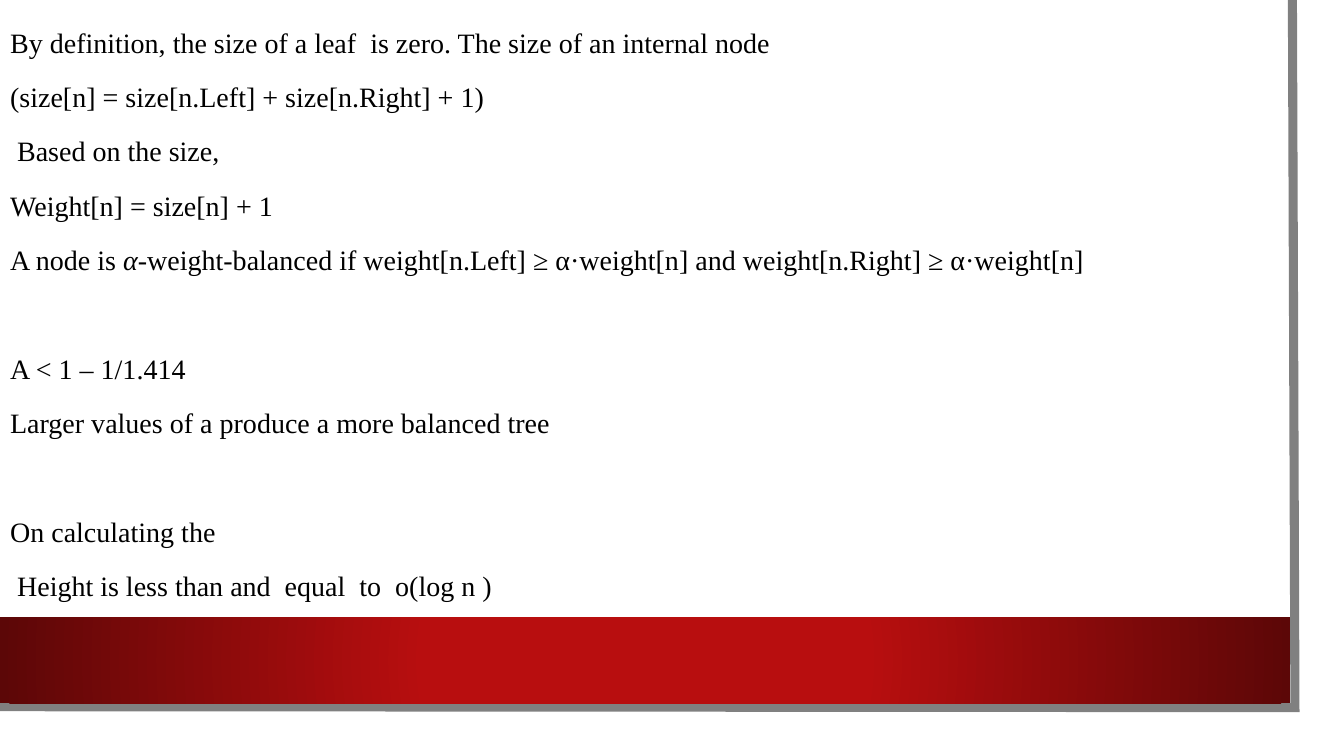
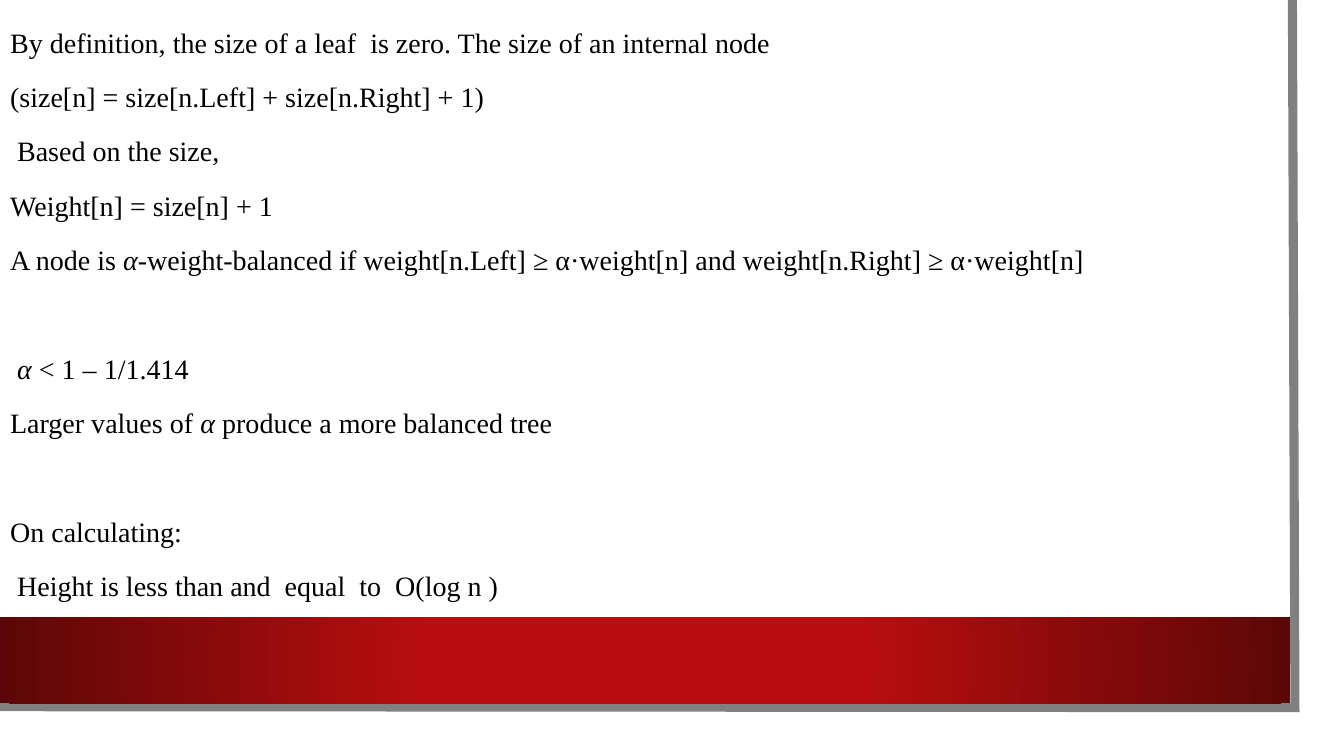
Before and after one commit to ydodeja365/DSA-Weight-Balance-Trees, a slide deck: slide 5 of WBTreeIntro.pptx. Drawn at 1344x756 pixels with LibreOffice and Linux fonts; fonts in the diff are those of the drawing; background and template pictures are left out. Boxes give left, top, right and bottom in pixels: in the first picture for what was removed or moved away, otherwise in the second. Text is boxed around its words. In the diff, an @@ line names an element or a change of style, - is before the commit and + after.

```diff
--- a/WBTreeIntro.pptx
+++ b/WBTreeIntro.pptx
@@ text at [10, 360, 552, 601]: text changed @@
-A < 1 – 1/1.414
-Larger values of a produce a more balanced tree
-On calculating the
-Height is less than and equal to o(log n )
+α < 1 – 1/1.414
+Larger values of α produce a more balanced tree
+On calculating:
+Height is less than and equal to O(log n )
```
Also in this commit, not shown: 6 other slides changed.
